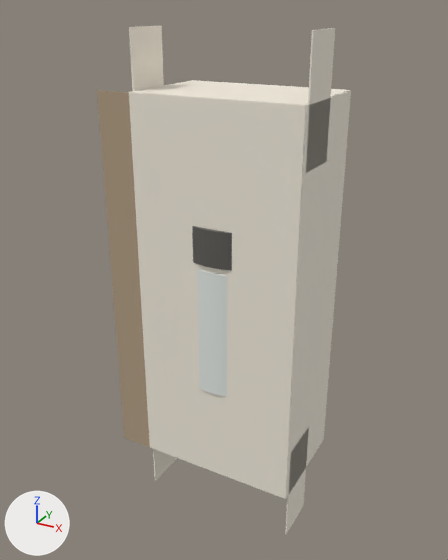
Before and after pictures for a commit that changed the glTF model public/models/packshift-master.glb.
Both versions are drawn from a camera (50 mm lens) standing at (0.0887, -0.1719, 0.0881) and looking at (-0.0062, 0.0007, 0.0018). Lighting does not change. The marker at lower left points along +X, +Y and +Z. The first picture is the older version. Where no turn or scale is listed for an object, it has been applied to the vertices. Vertices at exactly the same position are counted once.

In view in the first picture: 'BACK', 'BOTTOM_DUST_LEFT', 'BOTTOM_DUST_RIGHT', 'GLUE_FLAP', 'INNER_JAR', 'JAR_CAP', 'RIGHT_DATA', 'TOP', 'TOP_DUST_LEFT', 'TOP_DUST_RIGHT'.
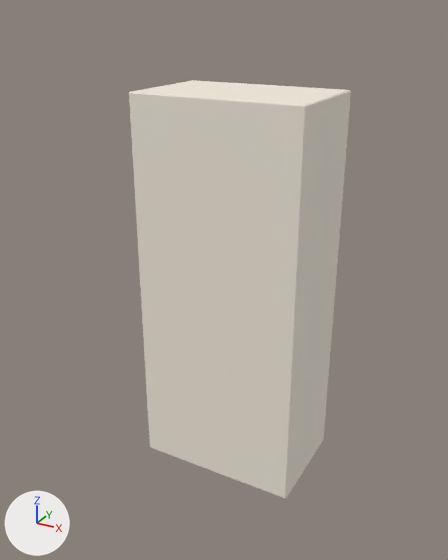
Pixel boxes (x1, y1, x2, y2) of what changed, in the pictures (448 x 560 px):
'GLUE_FLAP', reshaped, moved (not visible afterwards)
    before: (97, 90, 150, 447)
'TOP_DUST_RIGHT', reshaped, moved (not visible afterwards)
    before: (306, 28, 335, 173)
'TOP_DUST_LEFT', reshaped, moved (not visible afterwards)
    before: (129, 26, 164, 91)
'BOTTOM_DUST_RIGHT', reshaped, moved (not visible afterwards)
    before: (285, 427, 309, 534)
'BOTTOM_DUST_LEFT', reshaped, moved (not visible afterwards)
    before: (153, 449, 177, 481)
part 6 of me_cylinder_002, cut back
    before: (192, 226, 232, 270)
'INNER_JAR', unchanged, covered by the edit
    before: (197, 269, 227, 397)

What the commit changed:
me_cube_010 is used by ob_bottom_dust_left; location (-0.028, -0.008, -0.065).
me_cube_010 had 8 vertices, 12 faces and spanned x -0.0002..0.0002, y -0.008..0.008, z -0.018..0.018.
me_cube_010 now has 24 vertices, 44 faces and spans x -0.008..0.008, y -0.0176..0.0176, z -0.0002..0.0002.
me_cube_010 part 1: the whole mesh is rebuilt.
me_cube_008 is used by ob_top_dust_left; location (-0.028, -0.008, 0.065).
me_cube_008 had 8 vertices, 12 faces and spanned x -0.0002..0.0002, y -0.008..0.008, z -0.018..0.018.
me_cube_008 now has 24 vertices, 44 faces and spans x -0.008..0.008, y -0.0176..0.0176, z -0.0002..0.0002.
me_cube_008 part 2: the whole mesh is rebuilt.
me_cube_005 is used by ob_glue_flap; location (-0.034, -0.018, 0.0).
me_cube_005 had 8 vertices, 12 faces and spanned x -0.006..0.006, y -0.0002..0.0002, z -0.065..0.065.
me_cube_005 now has 24 vertices, 44 faces and spans x -0.0002..0.0002, y -0.006..0.006, z -0.0641..0.0641.
me_cube_005 part 3: the whole mesh is rebuilt.
me_cube_011 is used by ob_bottom_dust_right; location (0.028, -0.008, -0.065).
me_cube_011 had 8 vertices, 12 faces and spanned x -0.0002..0.0002, y -0.008..0.008, z -0.018..0.018.
me_cube_011 now has 24 vertices, 44 faces and spans x -0.008..0.008, y -0.0176..0.0176, z -0.0002..0.0002.
me_cube_011 part 4: the whole mesh is rebuilt.
me_cube_009 is used by ob_top_dust_right; location (0.028, -0.008, 0.065).
me_cube_009 had 8 vertices, 12 faces and spanned x -0.0002..0.0002, y -0.008..0.008, z -0.018..0.018.
me_cube_009 now has 24 vertices, 44 faces and spans x -0.008..0.008, y -0.0176..0.0176, z -0.0002..0.0002.
me_cube_009 part 5: the whole mesh is rebuilt.
me_cylinder_002 is used by ob_jar_cap; location (0.0, 0.0, 0.021).
me_cylinder_002 had 128 vertices, 252 faces and spanned x -0.0195..0.0195, y -0.0195..0.0195, z -0.006..0.006.
me_cylinder_002 now has 384 vertices, 764 faces and spans x -0.016..0.016, y -0.016..0.016, z -0.006..0.006.
me_cylinder_002 part 6: 128 vertices removed from x -0.0195..0.0195, y -0.0195..0.0195, z -0.006..0.006; 384 vertices added at x -0.016..0.016, y -0.016..0.016, z -0.006..0.006.
Object 'BOTTOM_DUST_LEFT' (ob_bottom_dust_left) moves from (-0.028, -0.008, -0.065) to (-0.0196, 0.0, -0.0643).
Object 'TOP_DUST_LEFT' (ob_top_dust_left) moves from (-0.028, -0.008, 0.065) to (-0.0196, 0.0, 0.0643).
Object 'GLUE_FLAP' (ob_glue_flap) moves from (-0.034, -0.018, 0.0) to (-0.0273, -0.0115, 0.0).
Object 'BOTTOM_DUST_RIGHT' (ob_bottom_dust_right) moves from (0.028, -0.008, -0.065) to (0.0196, 0.0, -0.0643).
Object 'TOP_DUST_RIGHT' (ob_top_dust_right) moves from (0.028, -0.008, 0.065) to (0.0196, 0.0, 0.0643).
